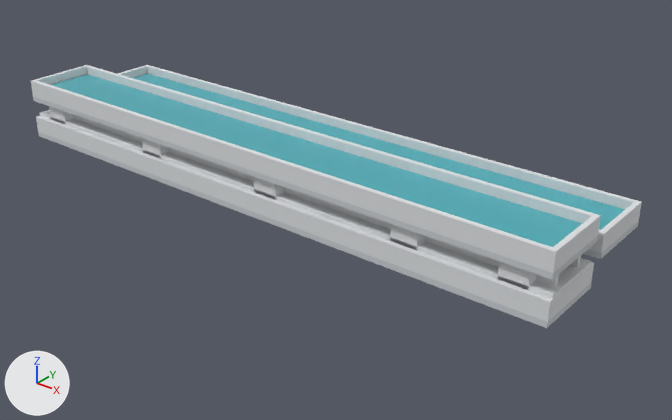
One commit to the glTF model backend/static/pinglu/tiles/qishi-z4-pool.glb: the scene before it, then after it.
Rendered twice from a camera (50 mm lens) standing at (458.0, -171.0, 172.0) and looking at (223.0, 124.0, -11.0). The axes (+X, +Y, +Z) are drawn at lower left. The lights are the same throughout. The first picture is the older version. Vertices at exactly the same position are counted once.

Names of what the first picture shows: 'concreteDark_pool', 'concrete_pool', 'poolWater_pool'.
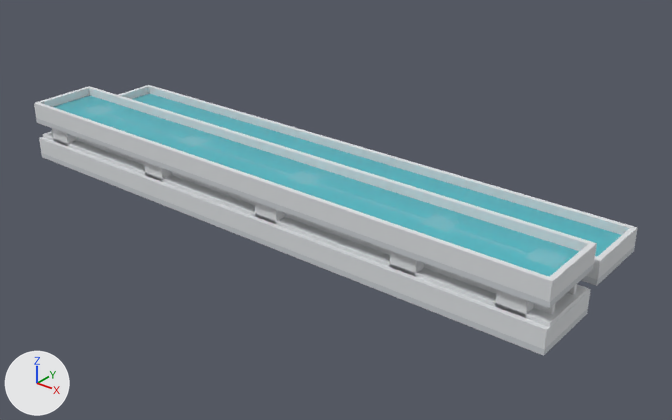
Boxes [x1, y1, x2, y2] around the edits, measured in the pictures (672 x 420 px):
'concrete_pool', moved
    before: [31, 65, 642, 322]
    after: [34, 85, 638, 349]
'poolWater_pool', moved
    before: [51, 73, 625, 247]
    after: [53, 93, 621, 277]
'concreteDark_pool', moved
    before: [33, 96, 639, 328]
    after: [36, 118, 635, 356]

The change, as a list of edits to the scene's bpy script:
```text
Change me_concretedark_pool:
    used by ob_concretedark_pool; location = (0.0, 0.0, 0.0)
    remove me_concretedark_pool.from_pydata(...)  # 24 vertices, 36 faces; spans x 61.0..347.0, y 83.0..157.0, z -2.0..19.0
    add me_concretedark_pool.from_pydata(...)  # 24 vertices, 36 faces; spans x 61.0..347.0, y 83.0..157.0, z -14.0..8.0
    me_concretedark_pool part 1: the whole mesh is moved by (0.0, 0.0, -11.0)
Change me_concrete_pool:
    used by ob_concrete_pool; location = (0.0, 0.0, 0.0)
    remove me_concrete_pool.from_pydata(...)  # 176 vertices, 300 faces; spans x 61.0..347.0, y 83.0..157.0, z 0.0..27.0
    add me_concrete_pool.from_pydata(...)  # 176 vertices, 300 faces; spans x 61.0..347.0, y 83.0..157.0, z -12.0..16.0
    me_concrete_pool part 2: the whole mesh is moved by (0.0, 0.0, -11.0)
Change me_poolwater_pool:
    used by ob_poolwater_pool; location = (0.0, 0.0, 0.0)
    remove me_poolwater_pool.from_pydata(...)  # 24 vertices, 36 faces; spans x 63.0..345.0, y 85.0..155.0, z 0.0..23.0
    add me_poolwater_pool.from_pydata(...)  # 24 vertices, 36 faces; spans x 63.0..345.0, y 85.0..155.0, z -12.0..12.0
    me_poolwater_pool part 3: the whole mesh is moved by (0.0, 0.0, -11.0)
```
